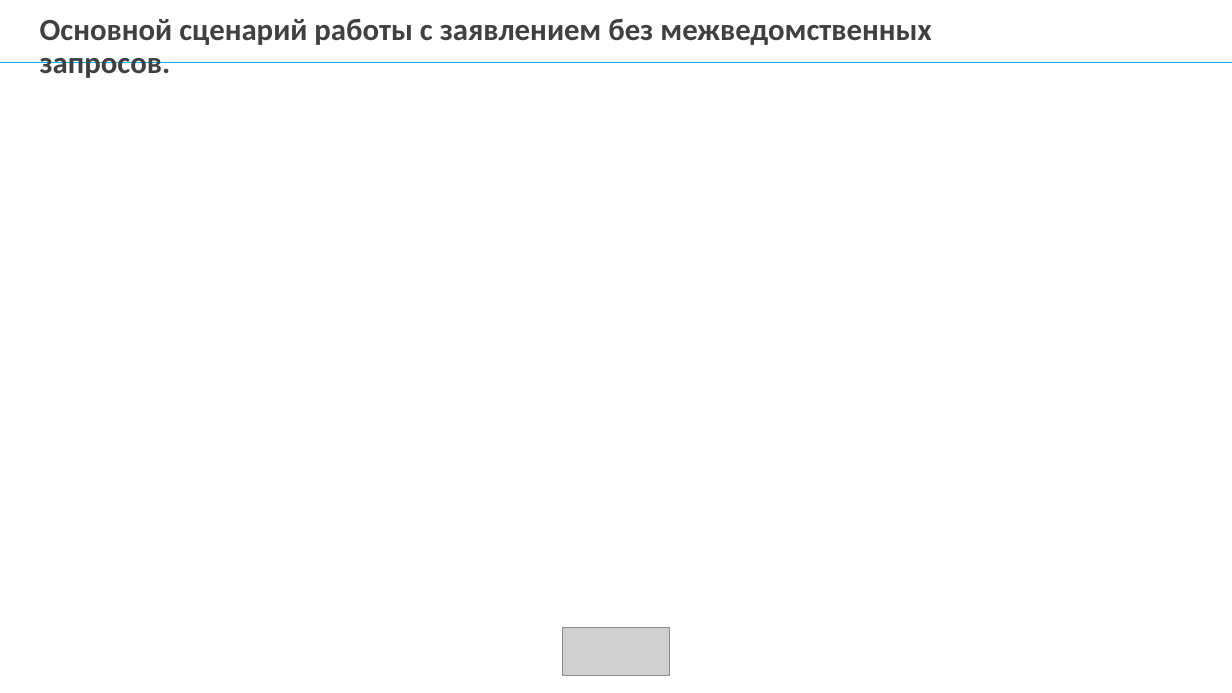
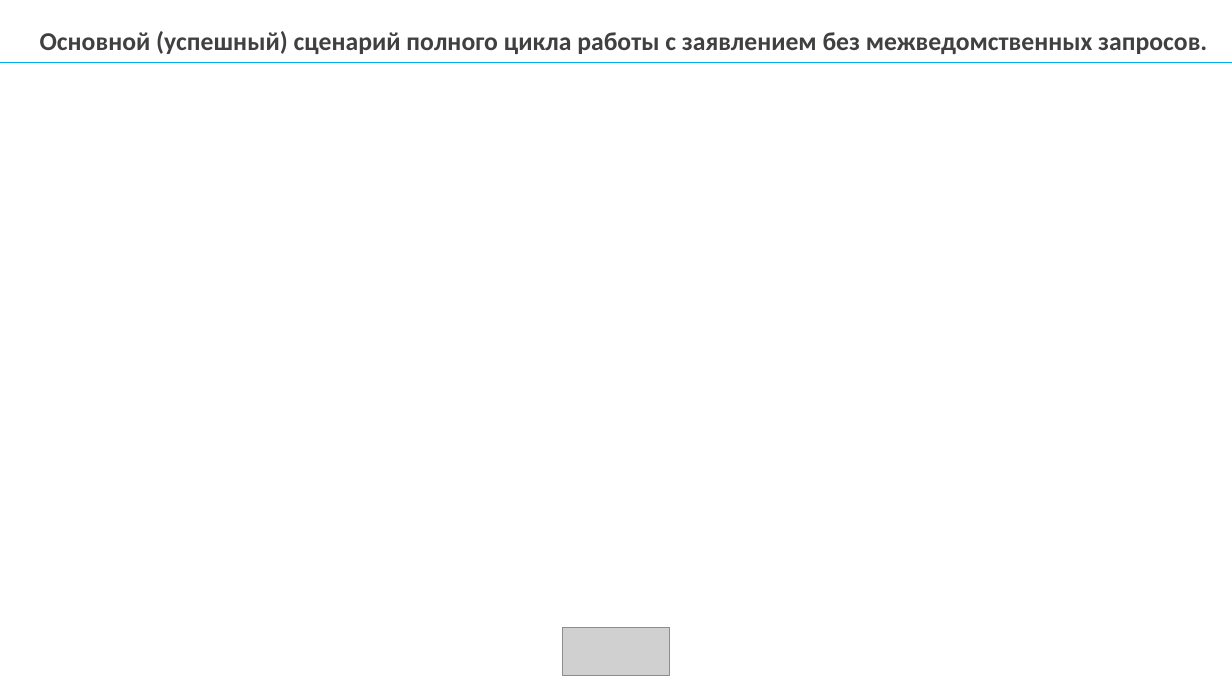
Before and after one commit to mcdodik20008/docs, a slide deck: slide 8 of Презентация диплома.pptx. Drawn at 1232x693 pixels with LibreOffice and Linux fonts; fonts in the diff are those of the drawing; grey boxes stand for pictures; background and template pictures are left out. Boxes give left, top, right and bottom in pixels: in the first picture for what was removed or moved away, otherwise in the second. Text is boxed around its words. In the diff, an @@ line names an element or a change of style, - is before the commit and + after.

```diff
--- a/Презентация диплома.pptx
+++ b/Презентация диплома.pptx
@@ text at [40, 31, 1207, 54]: text changed; size 24 to 20 pt; text colour #404040 to #646464 @@
-Основной сценарий работы с заявлением без межведомственных запросов.
+Основной (успешный) сценарий полного цикла работы с заявлением без межведомственных запросов.
```
Also in this commit, not shown: 17 other slides changed, 2 other files.
